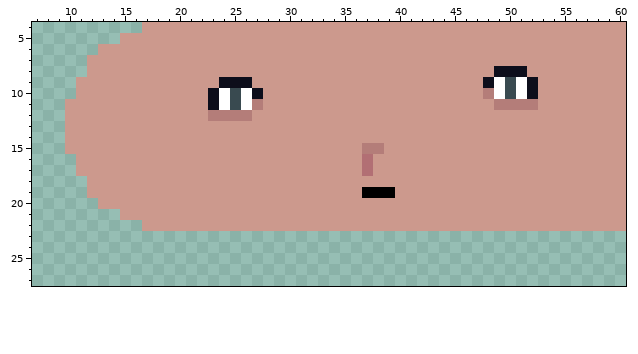
Two states of a pixel-art file, resources/sprites/NPCs/cai test.aseprite. The first picture shows the starting point.
300x72 pixels, 1 frame. Colours within 5 levels of each other are drawn and written as one. Shown: x 7..60, y 4..27. The old version is drawn lined up with the new one. The commit also changed other parts of the picture, which this record leaves out.
And afterwards:
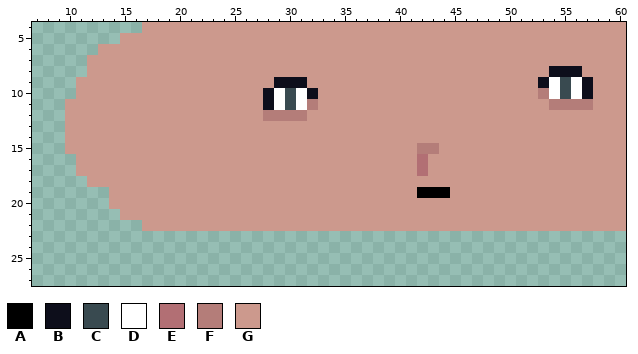
Palette (. is transparent): A #000000  B #0d0e1b  C #394a50  D #ffffff  E #b26f74  F #b47d79  G #cc998d
The exact change:
drawings rearranged on the sheet (the old picture shows each at its new place; 2 dropped ones are not shown)
y 8: x 49..51 BBB -> GGG; x 54..56 GGG -> BBB
y 9: x 24..26 BBB -> GGG; x 29..31 GGG -> BBB; x 48..57 BDCDBGGGGG -> GGGGGBDCDB
y 10: x 23..32 BDCDBGGGGG -> GGGGGBDCDB; x 48..57 FDCDBGGGGG -> GGGGGFDCDB
y 11: x 23..32 BDCDFGGGGG -> GGGGGBDCDF; x 49..52 FFFF -> GGGG; x 54..57 GGGG -> FFFF
y 12: x 23..26 FFFF -> GGGG; x 28..31 GGGG -> FFFF
y 15: x 37..38 FF -> GG; x 42..43 GG -> FF
y 16..17: x 37 E -> G; x 42 G -> E
y 19: x 12..13 GG -> ..; x 37..39 AAA -> GGG; x 42..44 GGG -> AAA
y 20: x 13 G -> .
Boxes around the changes in both pictures, in picture pixels (x1, y1, x2, y2):
changed: (362, 66, 593, 198)
changed: (208, 77, 318, 121)
erased: (87, 187, 109, 209)
